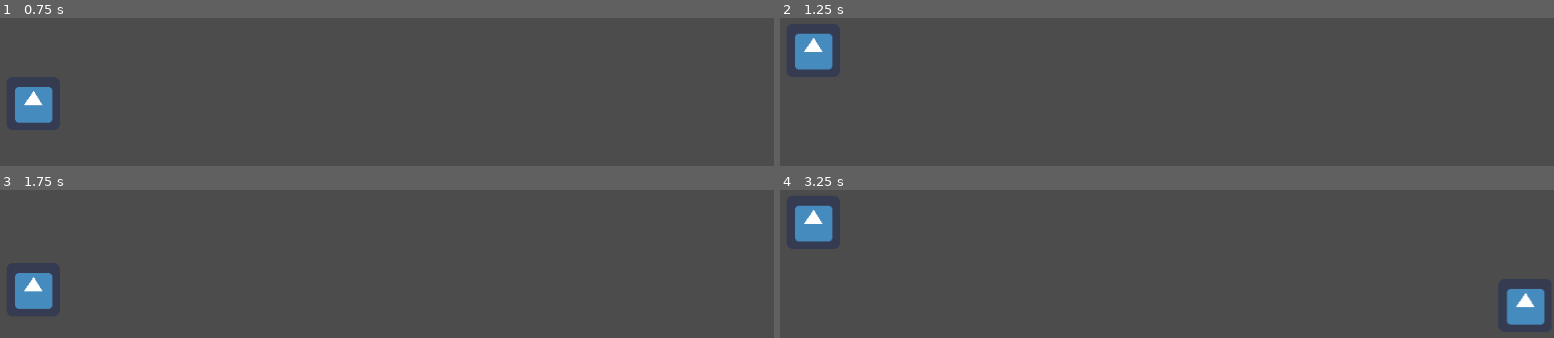
Above: before the commit, frames 1-4 (two rows, left to right).
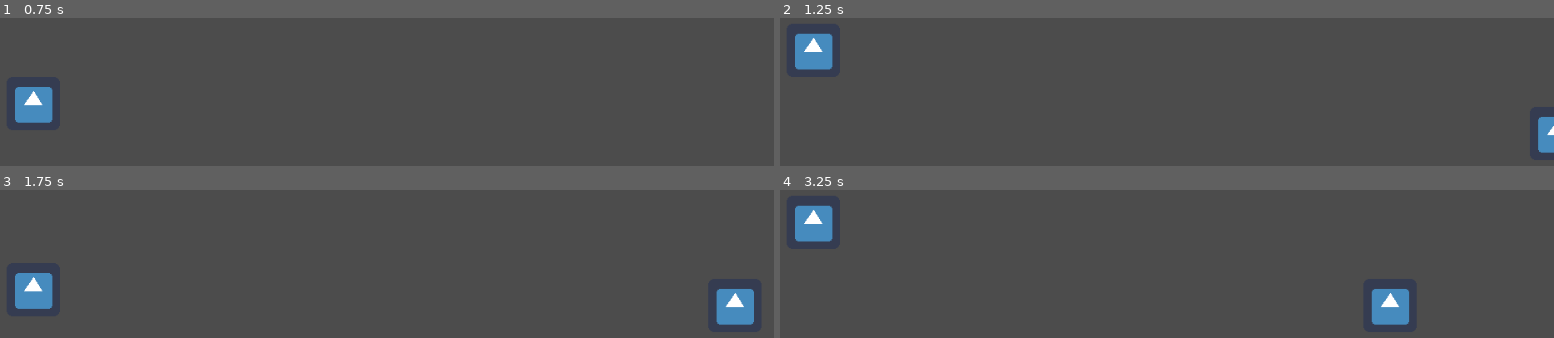
Above: after the commit, the same moments.

Repository: AtharvVohra/Ragnaromp
Game: Godot game, scene res://Main.tscn
The game is run twice, just before and just after one commit, with the same random seed, the same clock (stepped at 60 frames per second) and the same inputs. The engine's default icon, where the game draws it, is replaced by a stand-in: a white triangle on a blue panel in a dark square.
Inputs:
- Up to frame 1 (0.75 s): tap Enter at 0.5 s; hold Up (ui_up) from 0.53 s (still down)
- Up to frame 2 (1.25 s): keep holding Up (ui_up)
- Up to frame 3 (1.75 s): release Up (ui_up) at 1.28 s; hold Down (ui_down) from 1.28 s (still down)
- Up to frame 4 (3.25 s): release Down (ui_down) at 2.03 s; hold Up (ui_up) from 2.03 s (still down)

Frame 1 is identical in both runs. In frame 2, 0.5% of the frame differs, in the area x 97-100%, y 66-92%; in frame 3, 1.2%; in frame 4, 2.4%, in the area x 76-99%, y 66-92%.

Commit message:
Added back timeout and Draugr deletion

Diff:
--- a/Draugr.gd
+++ b/Draugr.gd
@@ -3,7 +3,7 @@
 # class member variables go here, for example:
 var lane
 var isHit
-var movespeed = 50
+var movespeed = 100
 
 func _ready():
 	# randomizes draugr lane
@@ -21,14 +21,16 @@
 		# change sprite
 		# add honor points
 		# play splat sound effect
-		globals.honor += 2
+		globals.playerHonor += 2000
 
-	if(isReached(position.x)):
+	if(isReached()):
 		# decrease honor
 		# play people screaming sound effect
-		globals.honor -= 1
+		globals.playerHonor -= 1000
 
 		# delete the instance
+		queue_free()
+		print("Draugr escaped!")
 
-func isReached(xpos):
-	return position.x == 0
+func isReached():
+	return position.x <= -get_node("Sprite").texture.get_width()
--- a/Draugr.tscn
+++ b/Draugr.tscn
@@ -8,7 +8,7 @@
 custom_solver_bias = 0.0
 extents = Vector2( 8, 8 )
 
-[node name="Draugr" type="KinematicBody2D" index="0"]
+[node name="Draugr" type="KinematicBody2D"]
 
 input_pickable = false
 collision_layer = 1
--- a/Level.gd
+++ b/Level.gd
@@ -37,7 +37,8 @@
 	get_node("gametimer").start()
 
 func _physics_process(delta):
-	# Input
+
+	# Player lane changing
 	if (!changing_lanes and Input.is_action_just_pressed('ui_up')):
 		if (player_lane > 0):
 			target_lane = player_lane - 1
@@ -60,7 +61,6 @@
 			print(delta_y_per_step)
 	# Set objects' coords to their lane
 	#player.position.y = globals.lanes[player_lane]
-
 	if changing_lanes:
 		player.position.y += delta_y_per_step
 		print(player.position.y)
@@ -81,5 +81,6 @@
 
 	print(get_node("gametimer").get_time_left())
 
-#func _physics_process(delta):
-#	pass
+func _on_gametimer_timeout():
+	get_tree().paused = true
+	print("GAME OVER")
--- a/Level.tscn
+++ b/Level.tscn
@@ -3,7 +3,7 @@
 [ext_resource path="res://Level.gd" type="Script" id=1]
 [ext_resource path="res://Player.tscn" type="PackedScene" id=2]
 
-[node name="Level" type="Node2D"]
+[node name="Level" type="Node2D" index="0"]
 
 script = ExtResource( 1 )
 
@@ -15,3 +15,5 @@
 wait_time = 60.0
 one_shot = true
 autostart = false
+
+[connection signal="timeout" from="gametimer" to="." method="_on_gametimer_timeout"]
